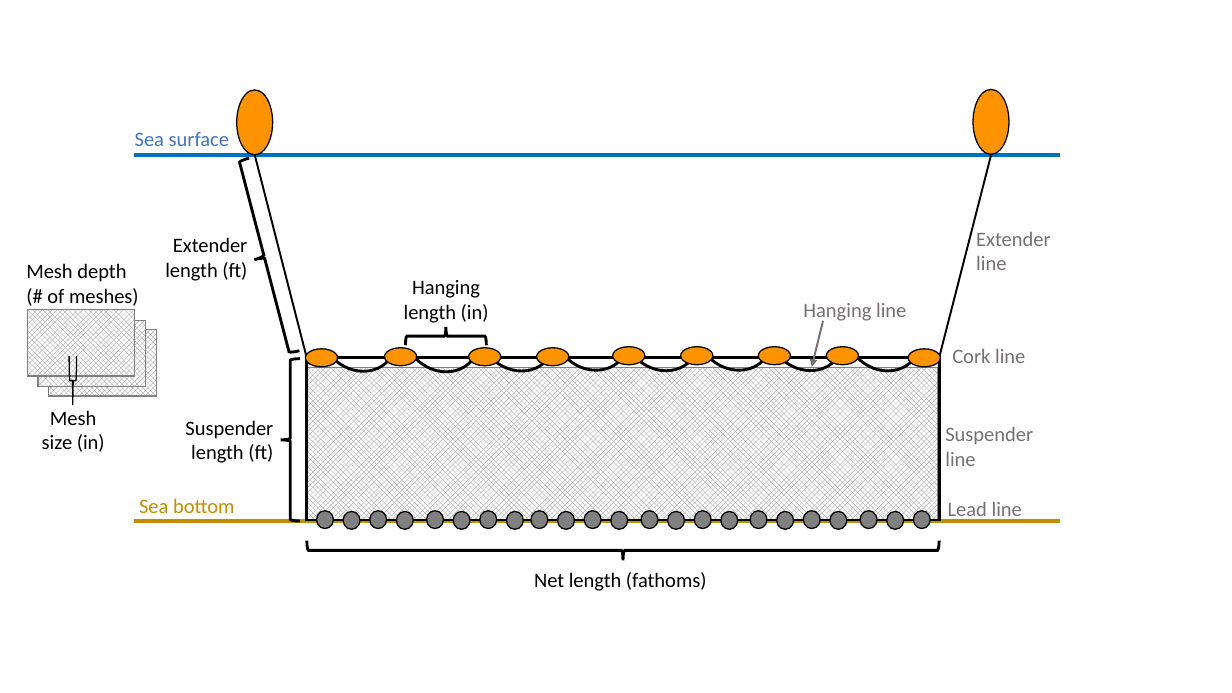
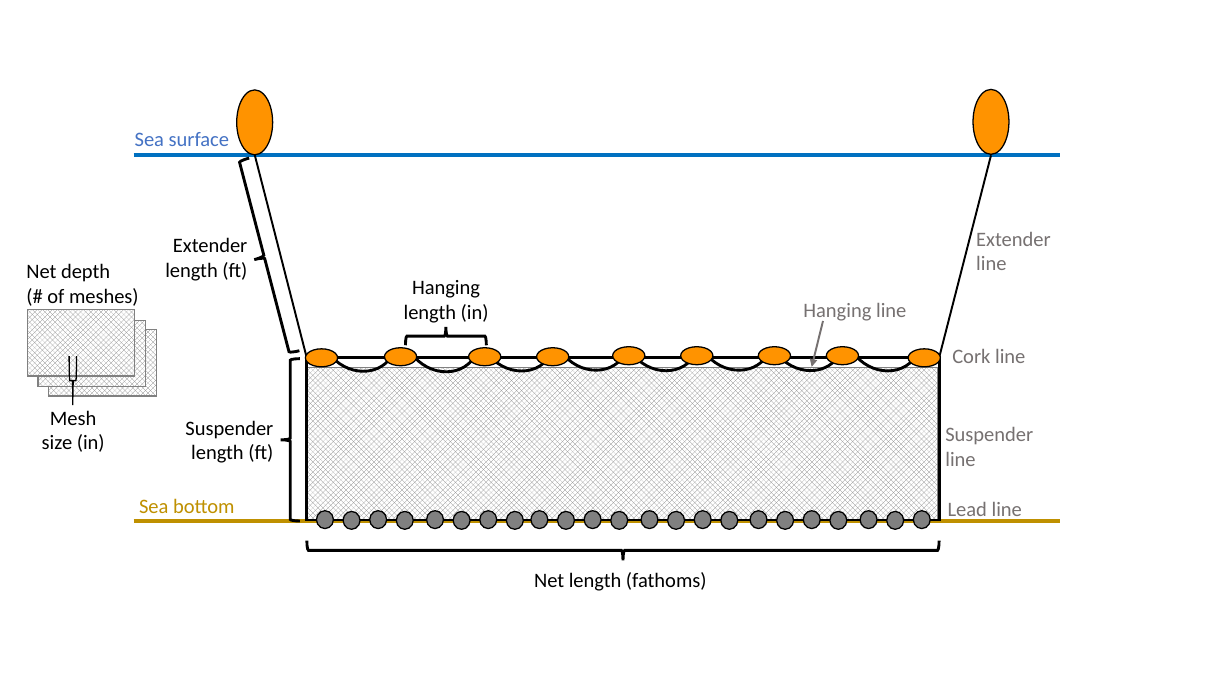
Before and after one commit to tinafang-1207/ca_set_gillnet_bycatch, a slide deck: slide 1 of figures/FigS2_set_gillnet_diagram.pptx. Drawn at 1232x693 pixels with LibreOffice and Linux fonts; fonts in the diff are those of the drawing. Boxes give left, top, right and bottom in pixels: in the first picture for what was removed or moved away, otherwise in the second. Text is boxed around its words. In the diff, an @@ line names an element or a change of style, - is before the commit and + after.

```diff
--- a/figures/FigS2_set_gillnet_diagram.pptx
+++ b/figures/FigS2_set_gillnet_diagram.pptx
@@ text at <box>26,263,110,282</box>: text changed @@
-Mesh depth
+Net depth
```
Also in this commit, not shown: 2 other files.
